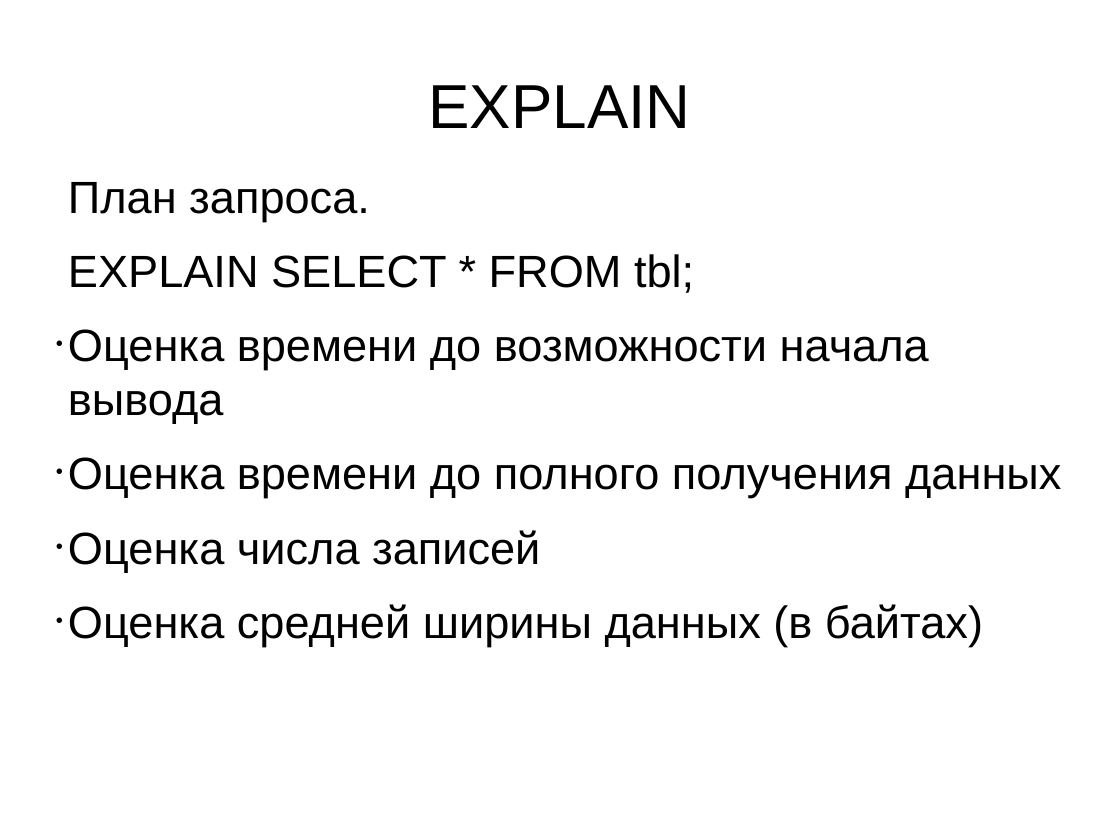
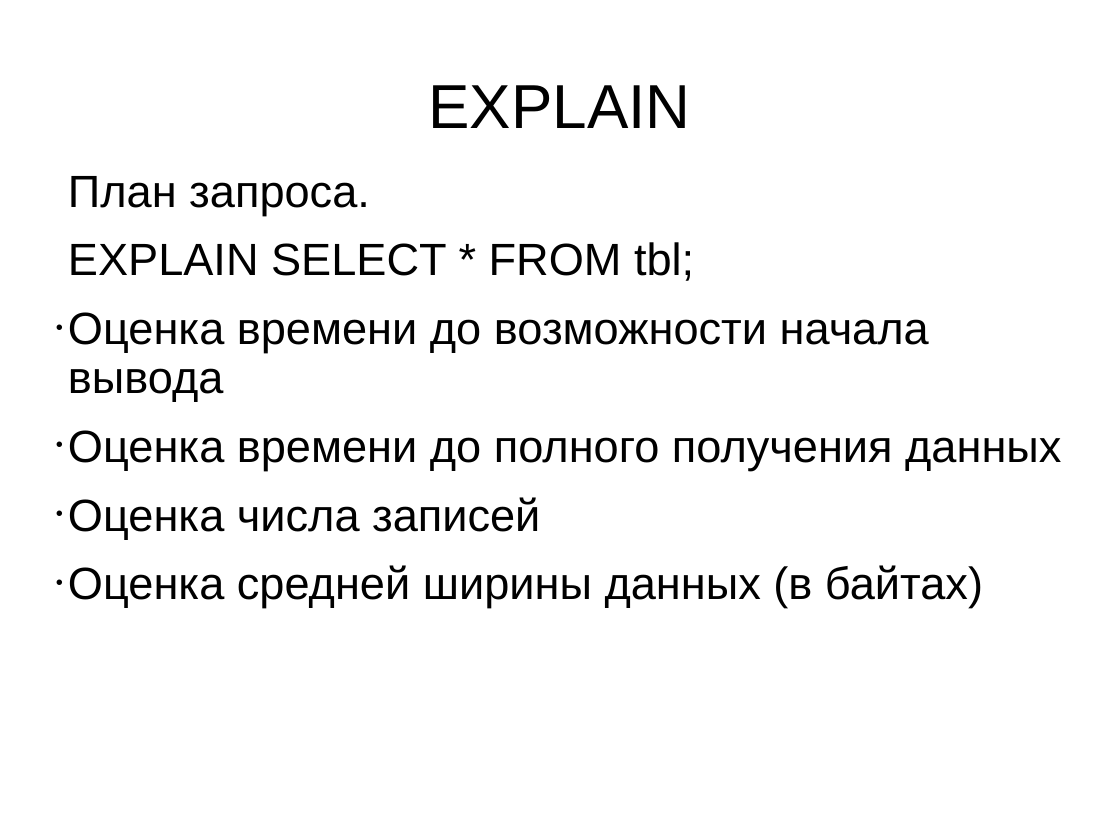
Before and after one commit to Rust1k/dbCourse, a slide deck: slide 8 of presentations/lesson7.pptx. Drawn at 1120x840 pixels with LibreOffice and Linux fonts; fonts in the diff are those of the drawing. Boxes give left, top, right and bottom in pixels: in the first picture for what was removed or moved away, otherwise in the second. Text is boxed around its words. In the diff, an @@ line names an element or a change of style, - is before the commit and + after.

```diff
--- a/presentations/lesson7.pptx
+++ b/presentations/lesson7.pptx
@@ text "План запроса." at (68,176,1061,608): line spacing 1 to 0.9 @@
```
Also in this commit, not shown: 5 other slides changed, 3 other files.
